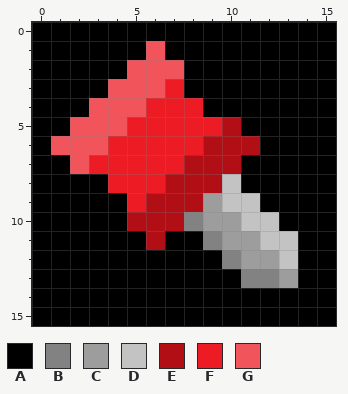
File history of a pixel-art sprite, src/vysion/gfx/input/settings_taskbar.png. The picture above was drawn from the file before the commit.
The file is 16x16 pixels. Colours within 5 levels of each other are drawn and written as one.
Palette (. is transparent): A #000000  B #828282  C #9d9d9d  D #c3c3c3  E #b10e16  F #ed1c24  G #f1545b
Pixels before, first column x 0:
 0 AAAAAAAAAAAAAAAA
 1 AAAAAAGAAAAAAAAA
 2 AAAAAGGGAAAAAAAA
 3 AAAAGGGFAAAAAAAA
 4 AAAGGGFFFAAAAAAA
 5 AAGGGFFFFFEAAAAA
 6 AGGGFFFFFEEEAAAA
 7 AAGFFFFFEEEAAAAA
 8 AAAAFFFEEEDAAAAA
 9 AAAAAFEEECDDAAAA
10 AAAAAEEEBCCDDAAA
11 AAAAAAEAABCCDDAA
12 AAAAAAAAAABCCDAA
13 AAAAAAAAAAABBCAA
14 AAAAAAAAAAAAAAAA
15 AAAAAAAAAAAAAAAA
New version:
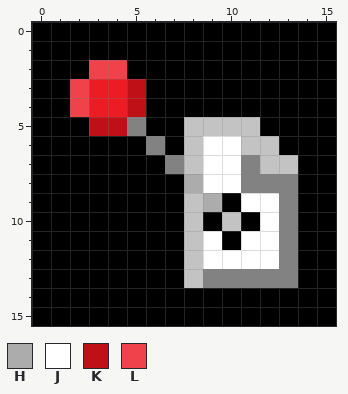
Colours new in this view: H #acacac  J #ffffff  K #bf0f17  L #f0424a
Edits made:
{"y":1,"x":6,"old":"G","new":"A"}
{"y":2,"x":3,"old":"AAGGG","new":"LLAAA"}
{"y":3,"x":2,"old":"AAGGGF","new":"LFFKAA"}
{"y":4,"x":2,"old":"AGGGFFF","new":"LFFKAAA"}
{"y":5,"x":2,"old":"GGGFFFFFEA","new":"AKKBAADDDD"}
{"y":6,"x":1,"old":"GGGFFFFFEEEA","new":"AAAAABADJJDD"}
{"y":7,"x":2,"old":"GFFFFFEEEAAA","new":"AAAAABDJJBDD"}
{"y":8,"x":4,"old":"FFFEEEDAAA","new":"AAAAHJJBBB"}
{"y":9,"x":5,"old":"FEEECDDAA","new":"AAADHAJJB"}
{"y":10,"x":5,"old":"EEEBCCDDA","new":"AAADADAJB"}
{"y":11,"x":6,"old":"E","new":"A"}
{"y":11,"x":8,"old":"ABCCDD","new":"DJAJJB"}
{"y":12,"x":8,"old":"AABCCD","new":"DJJJJB"}
{"y":13,"x":8,"old":"AAA","new":"DBB"}
{"y":13,"x":13,"old":"C","new":"B"}
